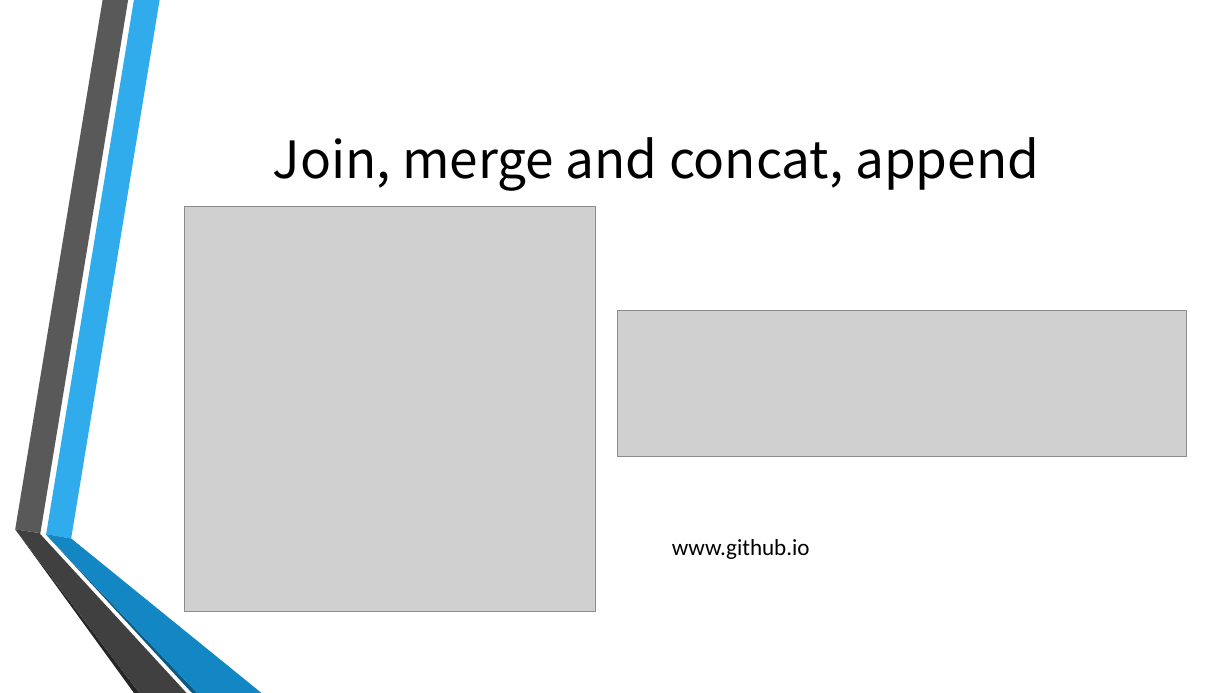
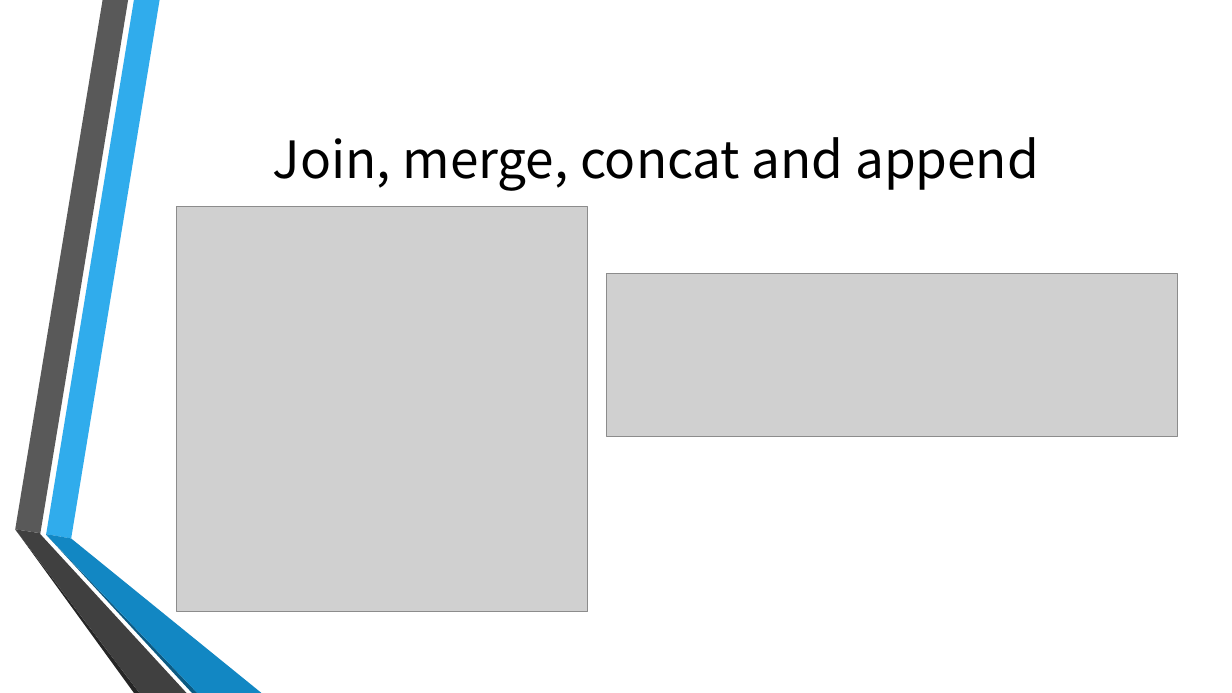
Before and after one commit to ParisaGY/MontgomeryCollege, a slide deck: slide 6 of Presentation.pptx. Drawn at 1232x693 pixels with LibreOffice and Linux fonts; fonts in the diff are those of the drawing; grey boxes stand for pictures; background and template pictures are left out. Boxes give left, top, right and bottom in pixels: in the first picture for what was removed or moved away, otherwise in the second. Text is boxed around its words. In the diff, an @@ line names an element or a change of style, - is before the commit and + after.

```diff
--- a/Presentation.pptx
+++ b/Presentation.pptx
@@ title at (273, 137, 1039, 191): text changed @@
-Join, merge and concat, append
+Join, merge, concat and append
@@ picture: place and size @@
-picture at (185, 207, 596, 613)
+picture at (177, 207, 588, 613)
@@ picture: place and size @@
-picture at (617, 311, 1187, 457)
+picture at (607, 274, 1177, 437)
@@ text removed at (672, 539, 810, 559) @@
-www.github.io
```
Also in this commit, not shown: 3 other slides changed, 2 slides added, 1 slide removed.
